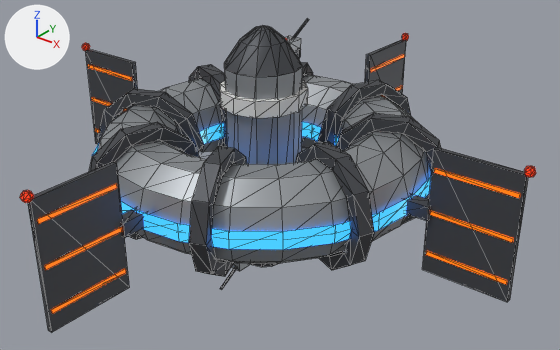
Before and after pictures for a commit that changed the glTF model godot/assets/stations/powerplant.glb.
Camera for both pictures: a 50 mm lens placed at (1.67, -1.994, 1.164), pointed at (0.069, 0.007, -0.077). Lighting does not change. The marker at upper left points along +X, +Y and +Z. The picture after the commit comes second. Mesh edges are drawn as thin lines. Vertices at exactly the same position are counted once.

The first picture shows 'powerplant'.
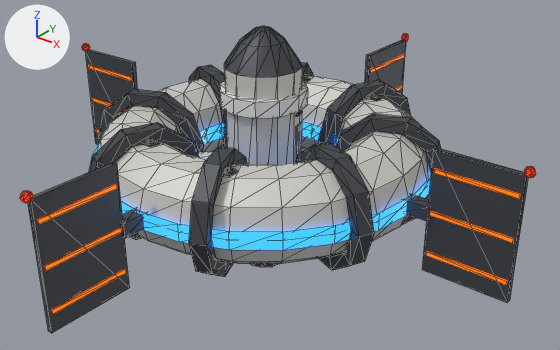
Where the change shows, as pixel boxes [x1, y1, x2, y2] in the pictures (560 x 350 px; the box of a moved part takes in the faces that stretch with it):
'powerplant', reshaped: before [20, 18, 536, 332]; after [20, 26, 536, 333]
part 1 of me_powerplant, added: after [143, 141, 160, 147]
part 2 of me_powerplant, moved or reshaped (not visible afterwards): before [285, 36, 301, 51]
part 3 of me_powerplant, moved or reshaped (not visible afterwards): before [231, 262, 251, 271]
part 4 of me_powerplant, added: after [225, 168, 238, 176]
part 5 of me_powerplant, deleted: before [294, 49, 301, 58]
part 6 of me_powerplant, deleted: before [293, 18, 309, 38]
part 7 of me_powerplant, deleted: before [220, 269, 235, 290]
part 8 of me_powerplant, added (mostly hidden): after [295, 122, 302, 162]
part 9 of me_powerplant, recoloured (grey to light grey): [98, 65, 431, 263] in both

Patch to the scene script:
```diff
--- a/godot/assets/stations/powerplant.glb.py
+++ b/godot/assets/stations/powerplant.glb.py
@@ mat_shiphull @@
+mat_shiphull = principled_material('ShipHull')
+mat_shiphull.base_color = (0.64, 0.63, 0.59)  # light grey #d1d0ca
+mat_shiphull.metallic = 0.15
+mat_shiphull.roughness = 0.58
@@ mat_shippanel @@
+mat_shippanel = principled_material('ShipPanel')
+mat_shippanel.base_color = (0.46, 0.46, 0.44)  # grey #b5b5b1
+mat_shippanel.metallic = 0.2
+mat_shippanel.roughness = 0.58
@@ me_powerplant @@
 # used by ob_powerplant; location = (0.0, 0.0, 0.0)
-me_powerplant.from_pydata(...)  # 1158 vertices, 2092 faces; spans x -1.0..1.0, y -1.0..1.0, z -0.47..0.47
+me_powerplant.from_pydata(...)  # 1318 vertices, 2328 faces; spans x -1.0..1.0, y -1.0..1.0, z -0.47..0.47
+# me_powerplant part 1: a new loose piece, a box spanning x -0.2272..-0.1173, y -0.4362..-0.3957, z 0.1339..0.1389, in mat_hulldark (dark grey #4d5055)
+# me_powerplant part 2: the loose piece of 8 vertices spanning x -0.03..0.03, y 0.12..0.18, z 0.35..0.39 is turned -90 degrees about the z axis through its middle and scaled by 0.453, then moved by (-0.19, -0.56, -0.22), in mat_hulldark (dark grey #4d5055)
+# me_powerplant part 3: the loose piece of 8 vertices spanning x -0.03..0.03, y -0.18..-0.12, z -0.42..-0.38 is turned 90 degrees about the z axis through its middle and scaled by 0.367, then moved by (-0.21, 0.56, 0.54), in mat_hulldark (dark grey #4d5055)
+# me_powerplant part 4: a new loose piece, a box spanning x 0.1173..0.2272, y -0.4362..-0.3957, z 0.1339..0.1389, in mat_hulldark (dark grey #4d5055)
+# me_powerplant part 5: the loose piece of 12 vertices spanning x -0.04..0.04, y 0.11..0.19, z 0.32..0.35 is deleted
+# me_powerplant part 6: the loose piece of 8 vertices spanning x -0.01..0.01, y 0.15..0.26, z 0.37..0.44 is deleted
+# me_powerplant part 7: the loose piece of 8 vertices spanning x -0.01..0.01, y -0.26..-0.15, z -0.47..-0.4 is deleted
+# me_powerplant part 8: 16 vertices added at x -0.14..0.14, y 0.01..0.06, z -0.16..0.13
+# me_powerplant part 9: 572 faces spanning x -0.61..0.61, y -0.61..0.61, z -0.36..0.33 switch from mat_hull (grey #9ba0a4) to mat_shiphull (light grey #d1d0ca)
+# other edits to the shape of me_powerplant do not show in these pictures
 me_powerplant.materials.append(mat_plasma)
@@ me_powerplant @@
 me_powerplant.materials.append(mat_lightred)
+me_powerplant.materials.append(mat_shippanel)  # grey #b5b5b1
```
